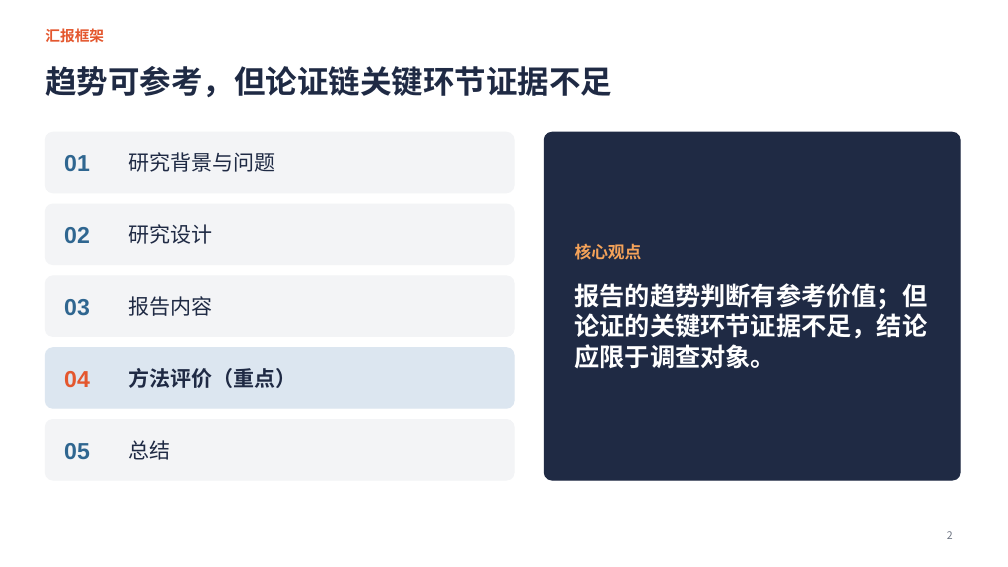
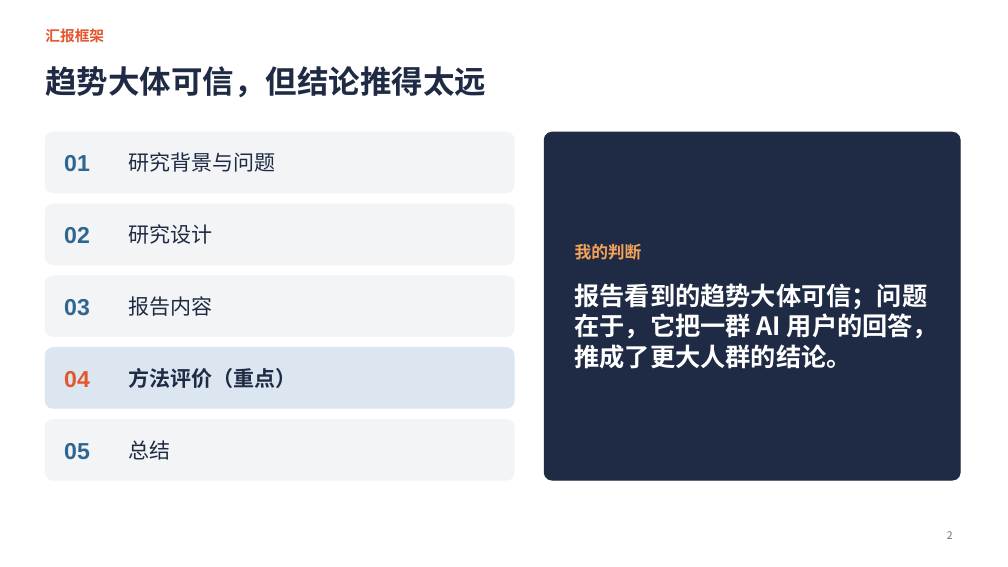
Before and after one commit to jayleo113/ppt, a slide deck: slide 2 of Gracenote报告解读_课堂汇报.pptx. Drawn at 1008x567 pixels with LibreOffice and Linux fonts; fonts in the diff are those of the drawing. Boxes give left, top, right and bottom in pixels: in the first picture for what was removed or moved away, otherwise in the second. Text is boxed around its words. In the diff, an @@ line names an element or a change of style, - is before the commit and + after.

```diff
--- a/Gracenote报告解读_课堂汇报.pptx
+++ b/Gracenote报告解读_课堂汇报.pptx
@@ title at box(45, 66, 486, 97): text changed @@
-趋势可参考，但论证链关键环节证据不足
+趋势大体可信，但结论推得太远
@@ text at box(575, 244, 938, 369): text changed @@
-核心观点
-报告的趋势判断有参考价值；但论证的关键环节证据不足，结论应限于调查对象。
+我的判断
+报告看到的趋势大体可信；问题在于，它把一群 AI 用户的回答，推成了更大人群的结论。
```
Also in this commit, not shown: 12 other slides changed, 4 other files.
